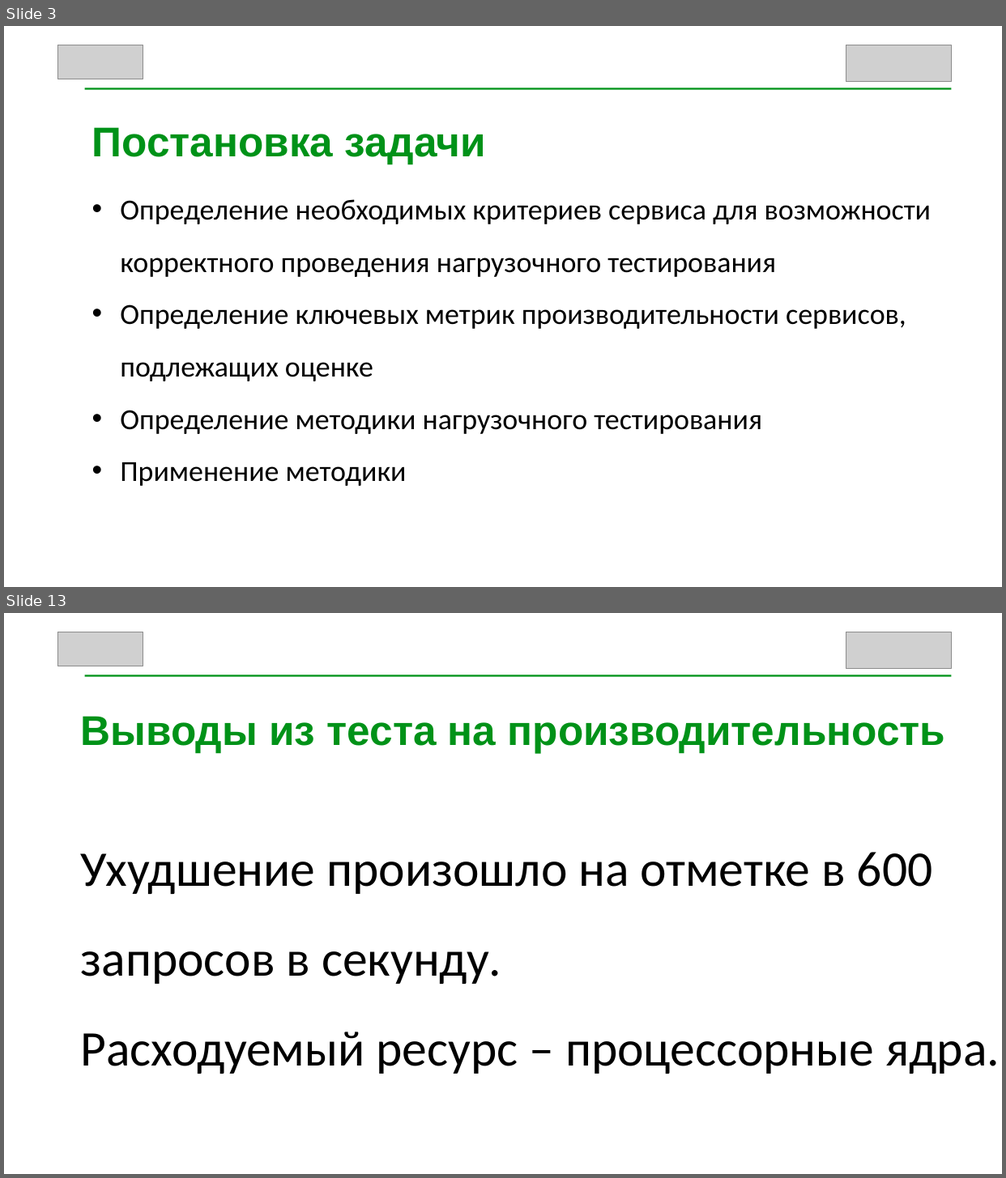
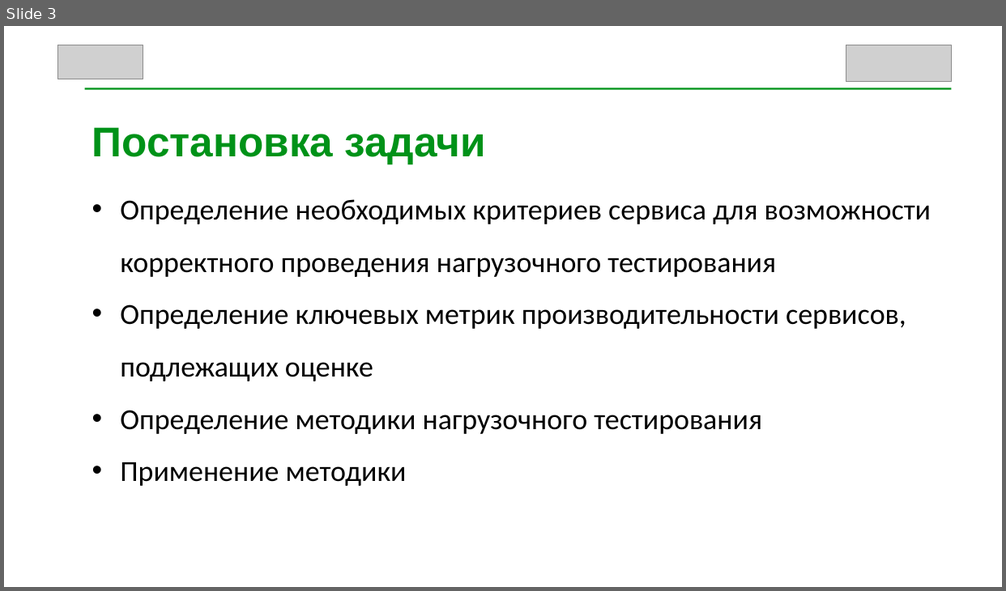
Before and after one commit to SilversShade/diplom-epta, a slide deck: Slides.pptx. Shown one above the other, each under a label of ours: slides 3 and 13 before the commit, slide 3 after it; the slides between them are not shown. The pictures are 1006x1178 and 1006x591 pixels, drawn with LibreOffice and Linux fonts; fonts in the diff are those of the drawing; grey boxes stand for pictures. Boxes give left, top, right and bottom in pixels: in the first picture for what was removed or moved away, otherwise in the second. Text is boxed around its words. In the diff, an @@ line names an element or a change of style, - is before the commit and + after.

```diff
--- a/Slides.pptx
+++ b/Slides.pptx
@@ slide 13 removed at (x1=4, y1=613, x2=1002, y2=1174), background #FFFFFF @@
@@ picture removed at (x1=57, y1=632, x2=143, y2=666) @@
@@ picture removed at (x1=846, y1=632, x2=951, y2=668) @@
@@ rectangle removed at (x1=85, y1=675, x2=952, y2=677) @@
@@ text removed at (x1=81, y1=716, x2=946, y2=753) @@
-Выводы из теста на производительность
@@ text removed at (x1=81, y1=852, x2=999, y2=1074) @@
-Ухудшение произошло на отметке в 600 запросов в секунду.
-Расходуемый ресурс – процессорные ядра.
```
Also in this commit, not shown: 10 slides changed, 1 slide added, 11 other slides removed.
